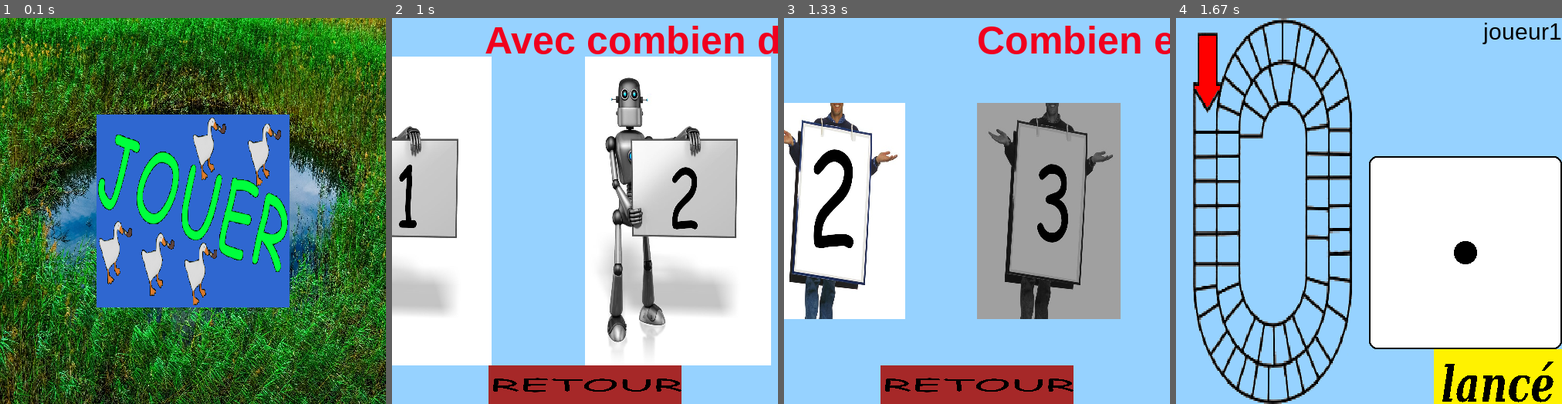
Above: before the commit, frames 1-4 (left to right).
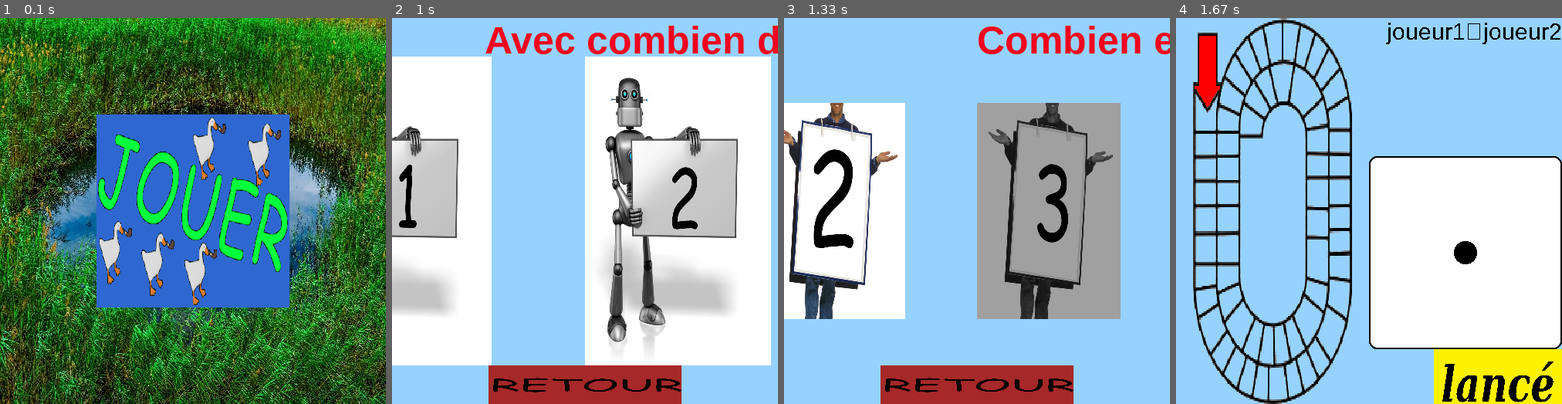
Above: after the commit, the same moments.

Repository: chokinyan/nsi-projet
Game: pygame game, started from projet nsi/projet.py
Two runs of this game, one before a commit and one after it. Both use one fixed random seed, a clock stepped at 60 frames per second and the inputs below.
Inputs (mouse positions are in pixels of both pictures, inside the frame that each line leads up to):
- Up to frame 1 (0.1 s): no input
- Up to frame 2 (1 s): click (585, 211) at 0.38 s; click (585, 238) at 0.72 s
- Up to frame 3 (1.33 s): click (1034, 75) at 1.05 s
- Up to frame 4 (1.67 s): click (1237, 211) at 1.38 s

Frames 1-3 are identical in both runs. In frame 4, 0.4% of the frame differs, in the area x 54-100%, y 1-7%.

Commit message:
Update projet.py

Diff:
--- a/projet nsi/projet.py
+++ b/projet nsi/projet.py
@@ -140,7 +140,6 @@
 
     #--------------------------------------------------------------
     def ecran(comment : str= "debut", dée : bool= False) -> None:
-
         """ debut | nchoix_bot/J | choix_nb_bot | choix_nb_joueur | partie | choix_nom |test"""
 
         global bouton,image_R
@@ -223,10 +222,11 @@
         elif comment == "partie":
             screen.fill((150,210,255,0))
             font = pyg.font.SysFont(name = 'arial',size = 30)
-            texte = "joueur1 joueur2"
-            texte = texte.split(' ')
+            texte = "joueur1"
+            texte_d = "joueur2"
+            #texte = texte.split(' ')
             #for i in joueur: texte += f"{str(i)} \n"
-            texte = font.render(texte[0],True,(0,0,0))
+            texte = font.render(texte + '\n' +texte_d,False,(0,0,0))
             image_lance = pyg.image.load(r"projet nsi\image\dée\lance.png")
             image_lance = pyg.transform.scale(image_lance,(pyg.display.get_window_size()[0]/3,pyg.display.get_window_size()[1]/7))
             plateaux = pyg.image.load(r"projet nsi\image\image sans droit et utilisable\plateau\plateau.png")
